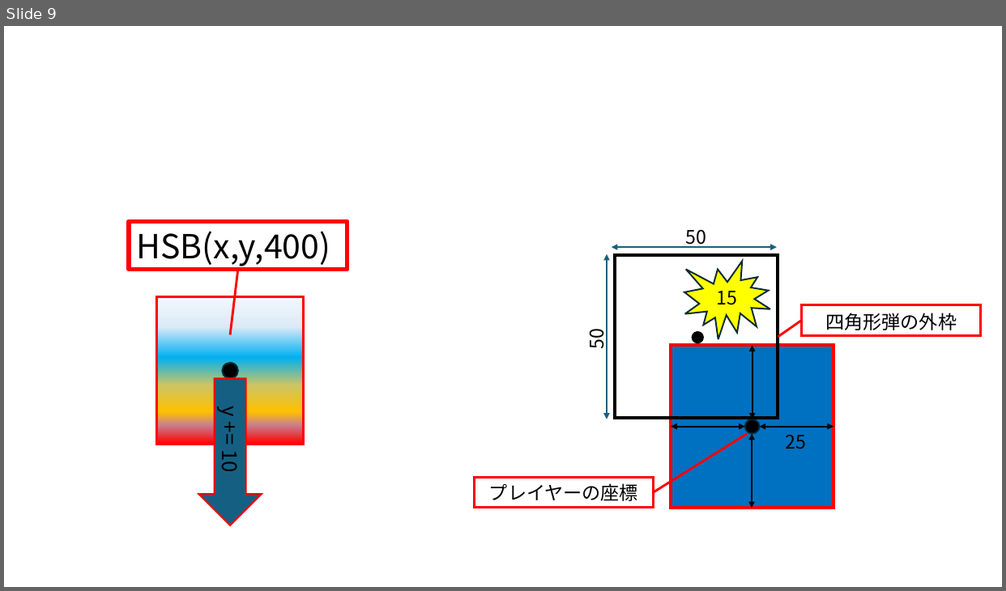
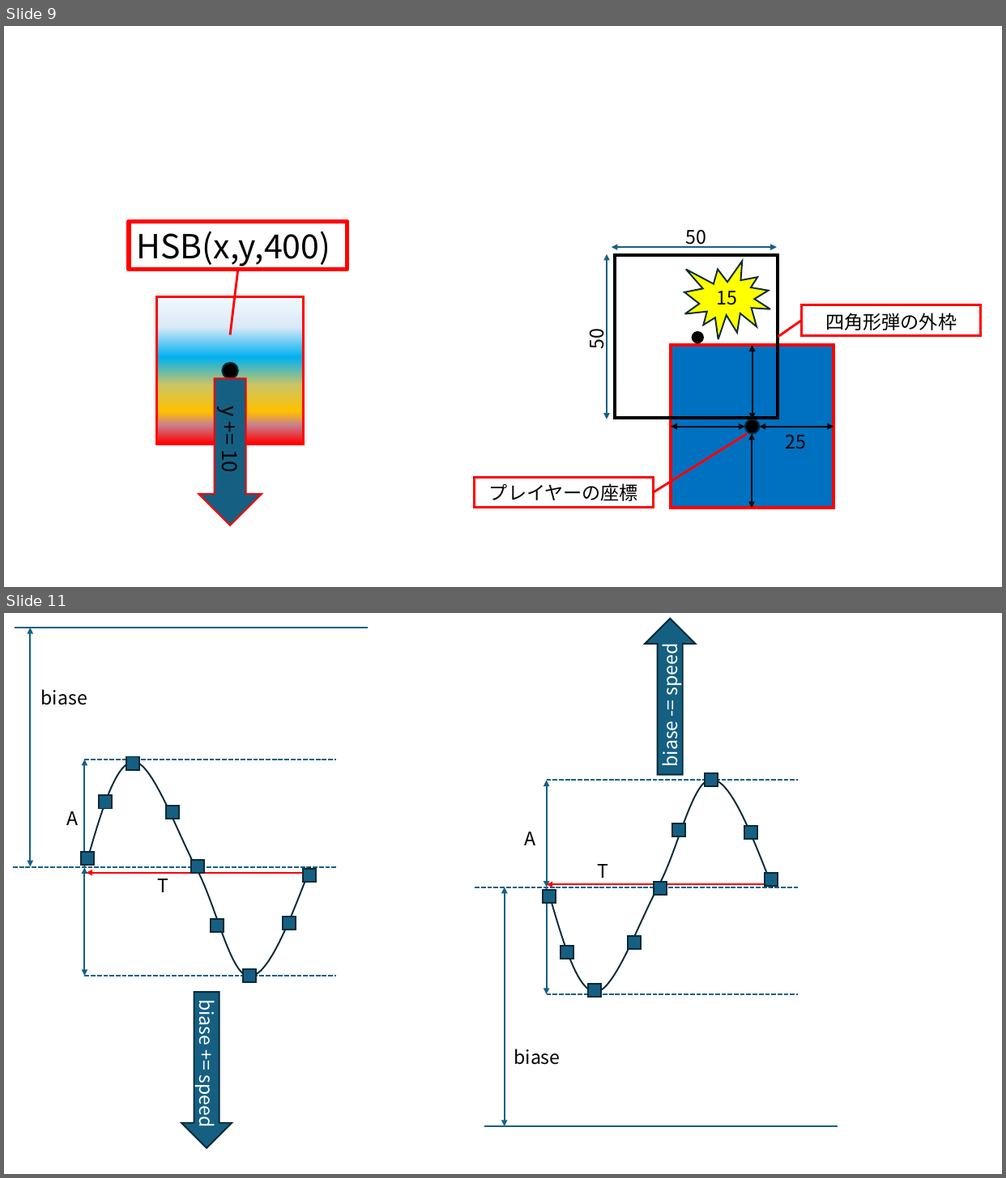
Before and after one commit to kenty86/share, a slide deck: latex/invent2/pptx/説明画像.pptx. Shown one above the other, each under a label of ours: slide 9 before the commit, slides 9 and 11 after it; the slides between them are not shown. The pictures are 1006x591 and 1006x1178 pixels, drawn with LibreOffice and Linux fonts; fonts in the diff are those of the drawing. Boxes give left, top, right and bottom in pixels: in the first picture for what was removed or moved away, otherwise in the second. Text is boxed around its words. In the diff, an @@ line names an element or a change of style, - is before the commit and + after.

```diff
--- a/latex/invent2/pptx/説明画像.pptx
+++ b/latex/invent2/pptx/説明画像.pptx
@@ slide 11 added at <box>4,613,1002,1174</box>, background #FFFFFF @@
@@ line added from (15, 628) to (368, 628), #156082 1.5 pt @@
@@ double arrow added from (30, 628) to (30, 867), #156082 1.5 pt @@
@@ down arrow added at <box>645,618,695,775</box>, fill #156082, outline #092A39 1.5 pt @@
@@ text added at <box>655,648,682,766</box>, 18 pt, text #FFFFFF @@
+biase -= speed
@@ text added at <box>41,689,87,705</box>, 18 pt, text #000000 @@
+biase
@@ line added from (547, 780) to (799, 780), #156082 1.5 pt dashed @@
@@ double arrow added from (547, 888) to (547, 780), #156082 1.5 pt @@
@@ freeform shape added at <box>548,779,773,992</box>, outline #092A39 1.5 pt @@
@@ rectangle added at <box>705,774,718,786</box>, fill #156082, outline #092A39 1.5 pt @@
@@ rectangle added at <box>672,824,685,836</box>, fill #156082, outline #092A39 1.5 pt @@
@@ rectangle added at <box>744,826,757,839</box>, fill #156082, outline #092A39 1.5 pt @@
@@ text added at <box>524,832,535,845</box>, 18 pt, text #000000 @@
+A
@@ text added at <box>157,879,168,892</box>, 18 pt, text #000000 @@
+T
@@ group added at <box>13,756,335,982</box>: 9 rectangles, 3 double arrows, 3 lines, 1 text, 1 freeform shape @@
+A
@@ text added at <box>598,864,609,878</box>, 18 pt, text #000000 @@
+T
@@ rectangle added at <box>765,874,778,886</box>, fill #156082, outline #092A39 1.5 pt @@
@@ line added from (475, 888) to (799, 888), #156082 1.5 pt dashed @@
@@ double arrow added from (505, 888) to (505, 1127), #156082 1.5 pt @@
@@ rectangle added at <box>543,890,556,903</box>, fill #156082, outline #092A39 1.5 pt @@
@@ double arrow added from (547, 995) to (547, 888), #156082 1.5 pt @@
@@ double arrow added from (774, 884) to (547, 884), #FF0000 1.5 pt @@
@@ rectangle added at <box>654,883,667,895</box>, fill #156082, outline #092A39 1.5 pt @@
@@ rectangle added at <box>561,946,573,959</box>, fill #156082, outline #092A39 1.5 pt @@
@@ rectangle added at <box>629,936,641,949</box>, fill #156082, outline #092A39 1.5 pt @@
@@ down arrow added at <box>181,993,232,1149</box>, fill #156082, outline #092A39 1.5 pt @@
@@ line added from (547, 995) to (799, 995), #156082 1.5 pt dashed @@
@@ rectangle added at <box>588,984,601,997</box>, fill #156082, outline #092A39 1.5 pt @@
@@ text added at <box>194,1003,220,1126</box>, 18 pt, text #FFFFFF @@
+biase += speed
@@ text added at <box>513,1049,560,1065</box>, 18 pt, text #000000 @@
+biase
@@ line added from (484, 1127) to (837, 1127), #156082 1.5 pt @@
```
Also in this commit, not shown: 3 other slides added, 17 other files.
